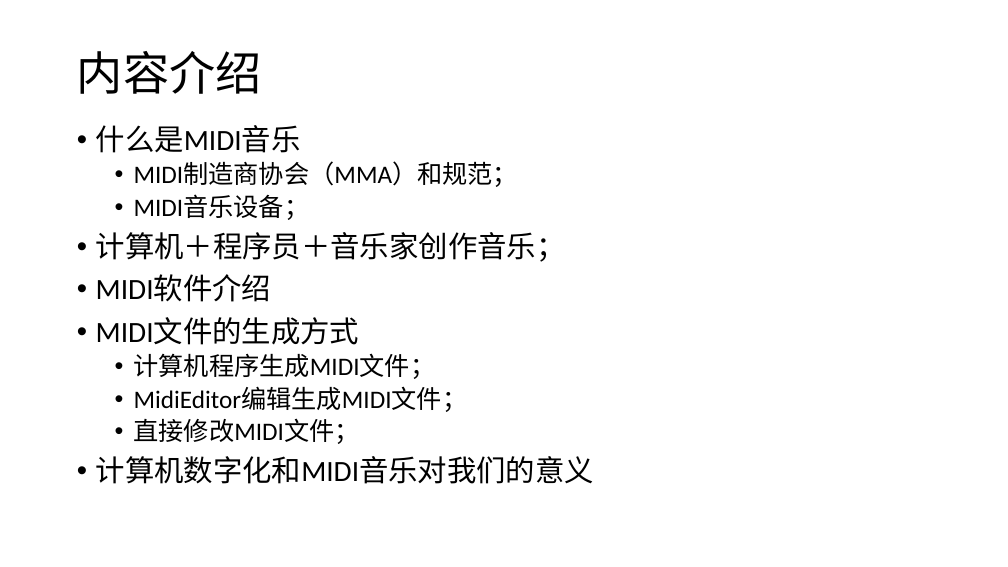
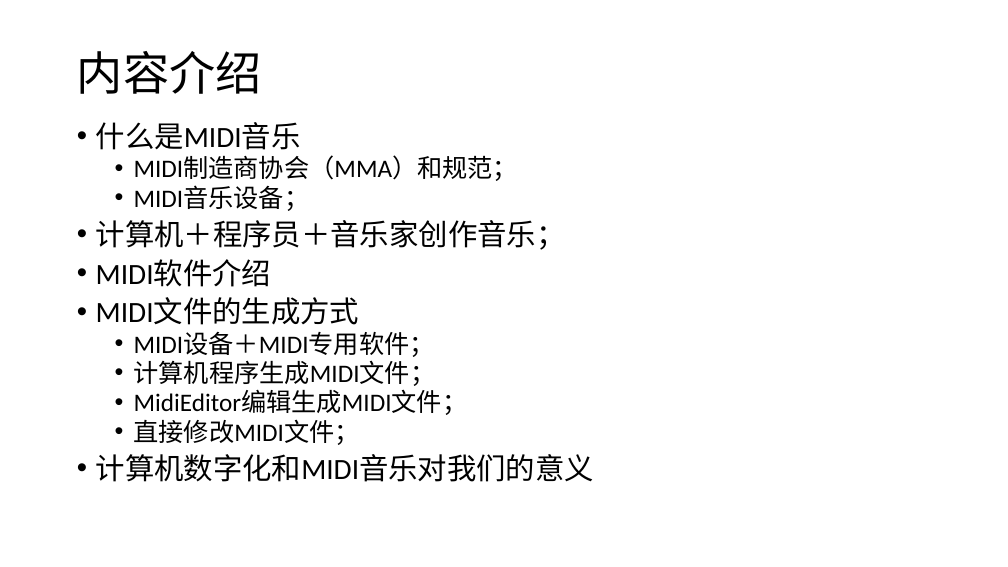
Before and after one commit to huntercao/shared_files, a slide deck: slide 2 of midi/docs/ppt/midi_introduction.pptx. Drawn at 1008x567 pixels with LibreOffice and Linux fonts; fonts in the diff are those of the drawing. Boxes give left, top, right and bottom in pixels: in the first picture for what was removed or moved away, otherwise in the second. Text is boxed around its words. In the diff, an @@ line names an element or a change of style, - is before the commit and + after.

Commit message:
Update ppt.

```diff
--- a/midi/docs/ppt/midi_introduction.pptx
+++ b/midi/docs/ppt/midi_introduction.pptx
@@ text at (96, 122, 594, 482): line spacing 0.9 to 0.8 @@
@@ text at (134, 332, 435, 357): paragraph added @@
+  • MIDI设备＋MIDI专用软件；
```
Also in this commit, not shown: 1 slide added.
